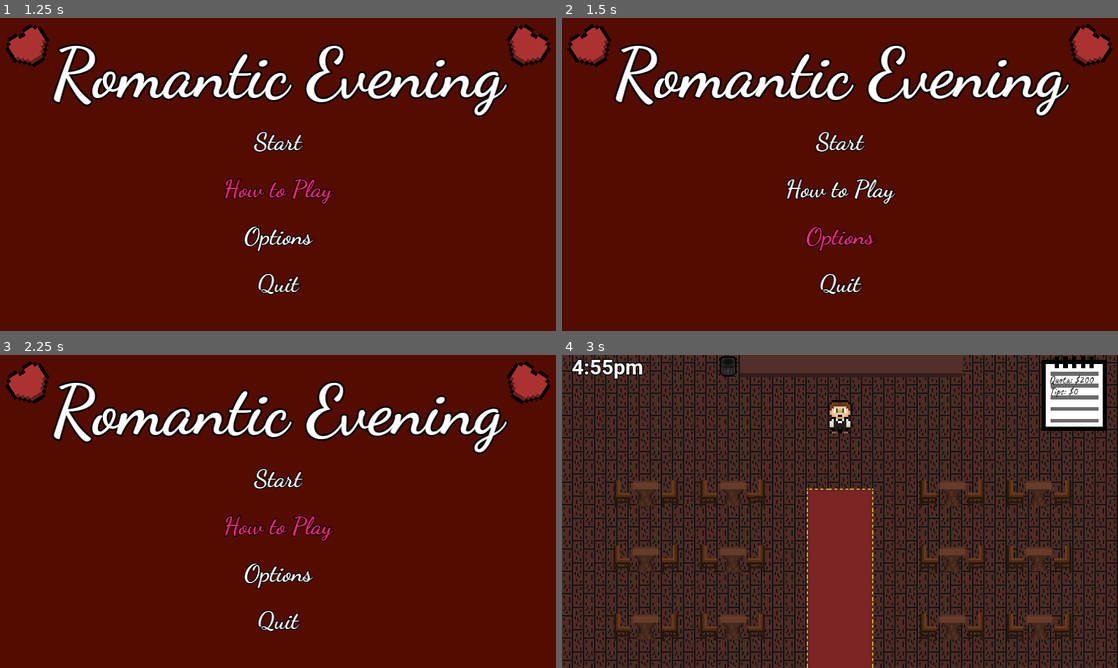
Above: before the commit, frames 1-4 (two rows, left to right).
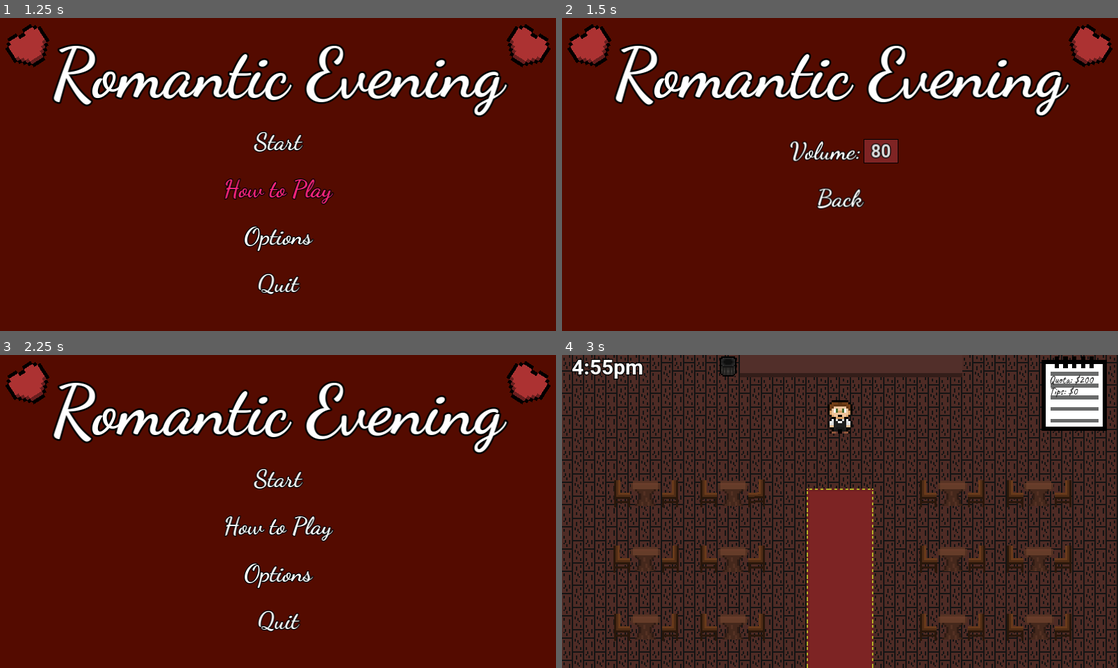
Above: after the commit, the same moments.

Repository: samw-26/Romantic-Evening
Game: Godot game, scene res://Assets/Scenes/title_screen.tscn
Same seed, same stepped clock (60 frames per second), same inputs: the game is played once before the commit and once after it.
Inputs (mouse positions are in pixels of both pictures, inside the frame that each line leads up to):
- Up to frame 1 (1.25 s): click "How to Play" at 0.5 s
- Up to frame 2 (1.5 s): click "Options" at 1.25 s
- Up to frame 3 (2.25 s): click (278, 536) at 2 s, where only the run after the commit has a clickable "Back"
- Up to frame 4 (3 s): click "Start" at 2.75 s

Frame 1 is identical in both runs. In frame 2, 2.7% of the frame differs, in the area x 40-61%, y 36-89%; in frame 3, 0.4%; in frame 4, nothing differs.

Commit message:
Volume edit(non functional)

Diff:
--- a/Assets/Scenes/global.gd
+++ b/Assets/Scenes/global.gd
@@ -34,6 +34,9 @@
 var quota_end: Label
 var tip_end: Label
 var final_label: Label
+
+#Audio
+var volume: float
 
 #Animation control
 func animate(anim: AnimatedSprite2D, direction: Vector2):
--- a/Assets/Scenes/title_screen.gd
+++ b/Assets/Scenes/title_screen.gd
@@ -1,4 +1,7 @@
 extends Control
+
+func _ready() -> void:
+	show_main_screen()
 
 
 func _on_start_pressed() -> void:
@@ -7,9 +10,16 @@
 func _on_tutorial_pressed() -> void:
 	pass # Replace with function body.
 
-
 func _on_options_pressed() -> void:
-	pass # Replace with function body.
+	%MainContainer.hide()
+	%OptionsContainer.show()
 
 func _on_quit_pressed() -> void:
 	get_tree().quit()
+
+func _on_back_pressed() -> void:
+	show_main_screen()
+
+func show_main_screen() -> void:
+	%MainContainer.show()
+	%OptionsContainer.hide()
--- a/Assets/Scenes/title_screen.tscn
+++ b/Assets/Scenes/title_screen.tscn
@@ -1,9 +1,21 @@
-[gd_scene load_steps=5 format=3 uid="uid://mije76kp1ljb"]
+[gd_scene load_steps=9 format=3 uid="uid://mije76kp1ljb"]
 
 [ext_resource type="Script" path="res://Assets/Scenes/title_screen.gd" id="1_4f6n6"]
 [ext_resource type="FontFile" uid="uid://cbxlxb8k77sh3" path="res://Assets/Fonts/DancingScript-Bold.ttf" id="1_6vahd"]
 [ext_resource type="Texture2D" uid="uid://27tet1huonr8" path="res://Assets/UI/heart.png" id="2_fcpfs"]
 [ext_resource type="Theme" uid="uid://c8ejyqahojvk0" path="res://Assets/Fonts/buttontheme.tres" id="4_bwiuo"]
+[ext_resource type="AudioStream" uid="uid://rxiusmmj223u" path="res://Assets/Sounds/fancyrestaurant.wav" id="5_hnupx"]
+[ext_resource type="FontFile" uid="uid://cj4xh5kkdd2us" path="res://Assets/Fonts/Roboto-Bold.ttf" id="6_wvogi"]
+
+[sub_resource type="StyleBoxFlat" id="StyleBoxFlat_sye7k"]
+bg_color = Color(0.498039, 0.141176, 0.141176, 1)
+border_width_left = 2
+border_width_top = 2
+border_width_right = 2
+border_width_bottom = 2
+border_color = Color(0, 0, 0, 1)
+
+[sub_resource type="StyleBoxEmpty" id="StyleBoxEmpty_yegs0"]
 
 [node name="TitleScreen" type="Control"]
 layout_mode = 3
@@ -45,19 +57,21 @@
 text = "Romantic Evening"
 metadata/_edit_use_anchors_ = true
 
-[node name="Sprite2D" type="Sprite2D" parent="."]
+[node name="Heart1" type="Sprite2D" parent="."]
 position = Vector2(87, 89.0001)
 rotation = -0.570723
 scale = Vector2(10, 10)
 texture = ExtResource("2_fcpfs")
 
-[node name="Sprite2D2" type="Sprite2D" parent="."]
+[node name="Heart2" type="Sprite2D" parent="."]
 position = Vector2(1513, 89)
 rotation = 0.570723
 scale = Vector2(10, 10)
 texture = ExtResource("2_fcpfs")
 
-[node name="VBoxContainer" type="VBoxContainer" parent="."]
+[node name="MainContainer" type="VBoxContainer" parent="."]
+unique_name_in_owner = true
+visible = false
 layout_mode = 1
 anchors_preset = 8
 anchor_left = 0.5
@@ -72,7 +86,7 @@
 grow_vertical = 2
 theme_override_constants/separation = 50
 
-[node name="Start" type="Button" parent="VBoxContainer"]
+[node name="Start" type="Button" parent="MainContainer"]
 unique_name_in_owner = true
 texture_filter = 2
 layout_mode = 2
@@ -80,7 +94,7 @@
 theme = ExtResource("4_bwiuo")
 text = "Start"
 
-[node name="Tutorial" type="Button" parent="VBoxContainer"]
+[node name="Tutorial" type="Button" parent="MainContainer"]
 unique_name_in_owner = true
 texture_filter = 2
 layout_mode = 2
@@ -88,7 +102,7 @@
 theme = ExtResource("4_bwiuo")
 text = "How to Play"
 
-[node name="Options" type="Button" parent="VBoxContainer"]
+[node name="Options" type="Button" parent="MainContainer"]
 unique_name_in_owner = true
 texture_filter = 2
 layout_mode = 2
@@ -96,7 +110,7 @@
 theme = ExtResource("4_bwiuo")
 text = "Options"
 
-[node name="Quit" type="Button" parent="VBoxContainer"]
+[node name="Quit" type="Button" parent="MainContainer"]
 unique_name_in_owner = true
 texture_filter = 2
 layout_mode = 2
@@ -104,7 +118,72 @@
 theme = ExtResource("4_bwiuo")
 text = "Quit"
 
-[connection signal="pressed" from="VBoxContainer/Start" to="." method="_on_start_pressed"]
-[connection signal="pressed" from="VBoxContainer/Tutorial" to="." method="_on_tutorial_pressed"]
-[connection signal="pressed" from="VBoxContainer/Options" to="." method="_on_options_pressed"]
-[connection signal="pressed" from="VBoxContainer/Quit" to="." method="_on_quit_pressed"]
+[node name="OptionsContainer" type="VBoxContainer" parent="."]
+unique_name_in_owner = true
+layout_mode = 1
+anchors_preset = 8
+anchor_left = 0.5
+anchor_top = 0.5
+anchor_right = 0.5
+anchor_bottom = 0.5
+offset_left = -145.0
+offset_top = -110.0
+offset_right = 145.0
+offset_bottom = 110.0
+grow_horizontal = 2
+grow_vertical = 2
+theme_override_constants/separation = 50
+
+[node name="Label" type="Label" parent="OptionsContainer"]
+texture_filter = 2
+layout_mode = 2
+theme_override_colors/font_color = Color(1, 1, 1, 1)
+theme_override_colors/font_outline_color = Color(0, 0, 0, 1)
+theme_override_constants/outline_size = 10
+theme_override_fonts/font = ExtResource("1_6vahd")
+theme_override_font_sizes/font_size = 70
+text = "Volume:"
+
+[node name="LineEdit" type="LineEdit" parent="OptionsContainer/Label"]
+texture_filter = 2
+layout_mode = 1
+anchors_preset = -1
+anchor_left = 0.737931
+anchor_top = 0.141176
+anchor_right = 1.07931
+anchor_bottom = 0.894118
+grow_horizontal = 2
+grow_vertical = 2
+theme_override_colors/font_outline_color = Color(0, 0, 0, 1)
+theme_override_constants/minimum_character_width = 0
+theme_override_constants/outline_size = 10
+theme_override_fonts/font = ExtResource("6_wvogi")
+theme_override_font_sizes/font_size = 50
+theme_override_styles/normal = SubResource("StyleBoxFlat_sye7k")
+theme_override_styles/focus = SubResource("StyleBoxEmpty_yegs0")
+text = "80"
+alignment = 1
+max_length = 3
+context_menu_enabled = false
+shortcut_keys_enabled = false
+middle_mouse_paste_enabled = false
+selecting_enabled = false
+deselect_on_focus_loss_enabled = false
+select_all_on_focus = true
+metadata/_edit_use_anchors_ = true
+
+[node name="Back" type="Button" parent="OptionsContainer"]
+texture_filter = 2
+layout_mode = 2
+theme = ExtResource("4_bwiuo")
+text = "Back"
+
+[node name="AudioStreamPlayer" type="AudioStreamPlayer" parent="."]
+stream = ExtResource("5_hnupx")
+volume_db = -3.41
+
+[connection signal="pressed" from="MainContainer/Start" to="." method="_on_start_pressed"]
+[connection signal="pressed" from="MainContainer/Tutorial" to="." method="_on_tutorial_pressed"]
+[connection signal="pressed" from="MainContainer/Options" to="." method="_on_options_pressed"]
+[connection signal="pressed" from="MainContainer/Quit" to="." method="_on_quit_pressed"]
+[connection signal="pressed" from="OptionsContainer/Back" to="." method="_on_back_pressed"]
--- a/project.godot
+++ b/project.godot
@@ -28,7 +28,6 @@
 
 window/size/viewport_width=1600
 window/size/viewport_height=900
-window/size/mode=3
 window/stretch/mode="canvas_items"
 
 [filesystem]
